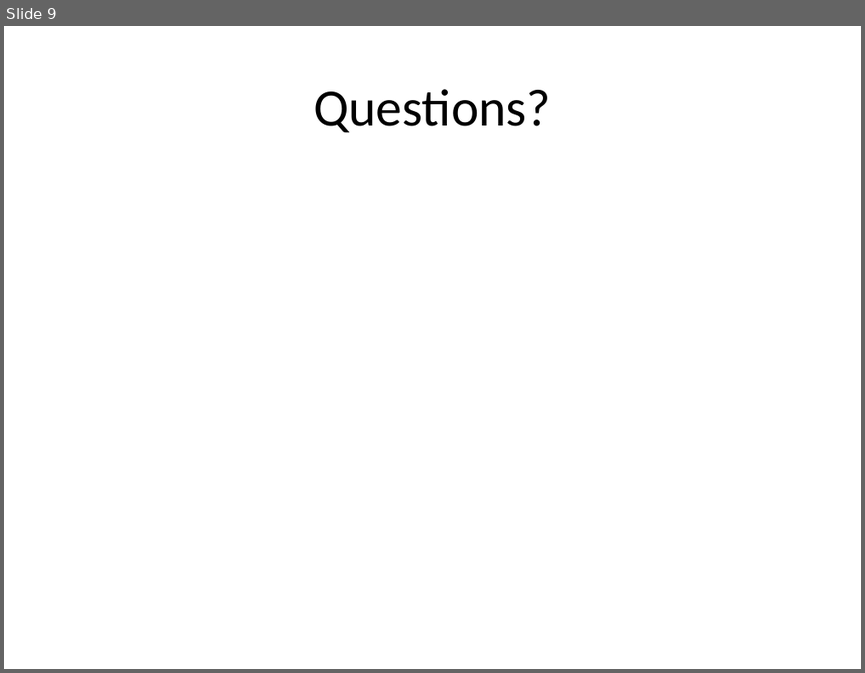
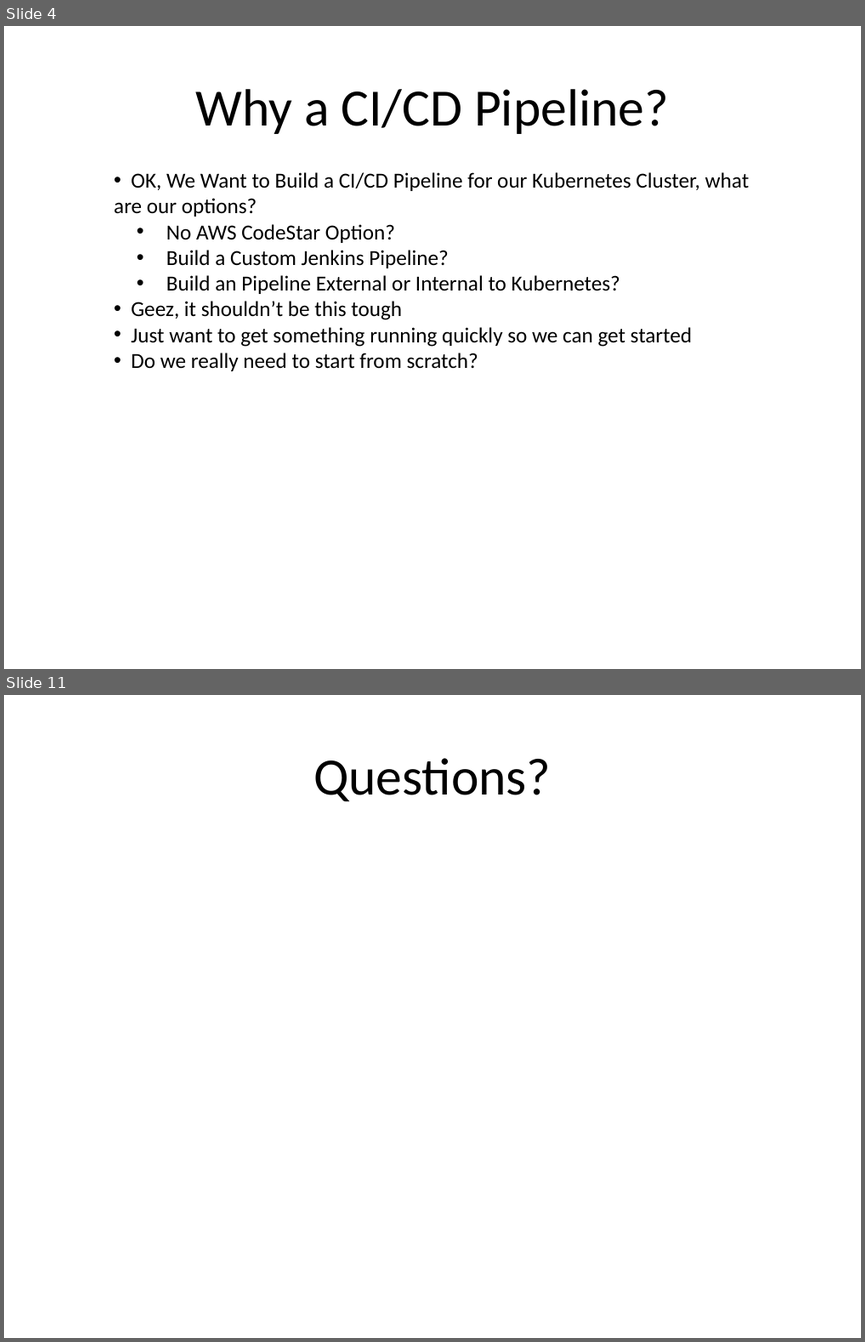
Before and after one commit to kskalvar/aws-eks-pipeline-quickstart, a slide deck: slides/AWS-EKS-Pipeline-QuickStart.pptx. Shown one above the other, each under a label of ours: slide 9 before the commit, slides 4 and 11 after it; the slides between them are not shown. The pictures are 865x673 and 865x1342 pixels, drawn with LibreOffice and Linux fonts; fonts in the diff are those of the drawing; background and template pictures are left out. Boxes give left, top, right and bottom in pixels: in the first picture for what was removed or moved away, otherwise in the second. Text is boxed around its words. In the diff, an @@ line names an element or a change of style, - is before the commit and + after.

```diff
--- a/slides/AWS-EKS-Pipeline-QuickStart.pptx
+++ b/slides/AWS-EKS-Pipeline-QuickStart.pptx
@@ slide 4 added at bbox=[4, 26, 861, 669], background #FFFFFF @@
@@ title added at bbox=[195, 89, 669, 134], 44 pt, text #000000 @@
+Why a CI/CD Pipeline?
@@ text added at bbox=[114, 172, 749, 371], 18 pt, text #000000 @@
+• OK, We Want to Build a CI/CD Pipeline for our Kubernetes Cluster, what are our options?
+  • No AWS CodeStar Option?
+  • Build a Custom Jenkins Pipeline?
+  • Build an Pipeline External or Internal to Kubernetes?
+• Geez, it shouldn’t be this tough
+• Just want to get something running quickly so we can get started
+• Do we really need to start from scratch?
@@ what was slide 9 is now slide 11 @@
```
Also in this commit, not shown: 8 slides changed, 1 other slide added, 1 other file.
